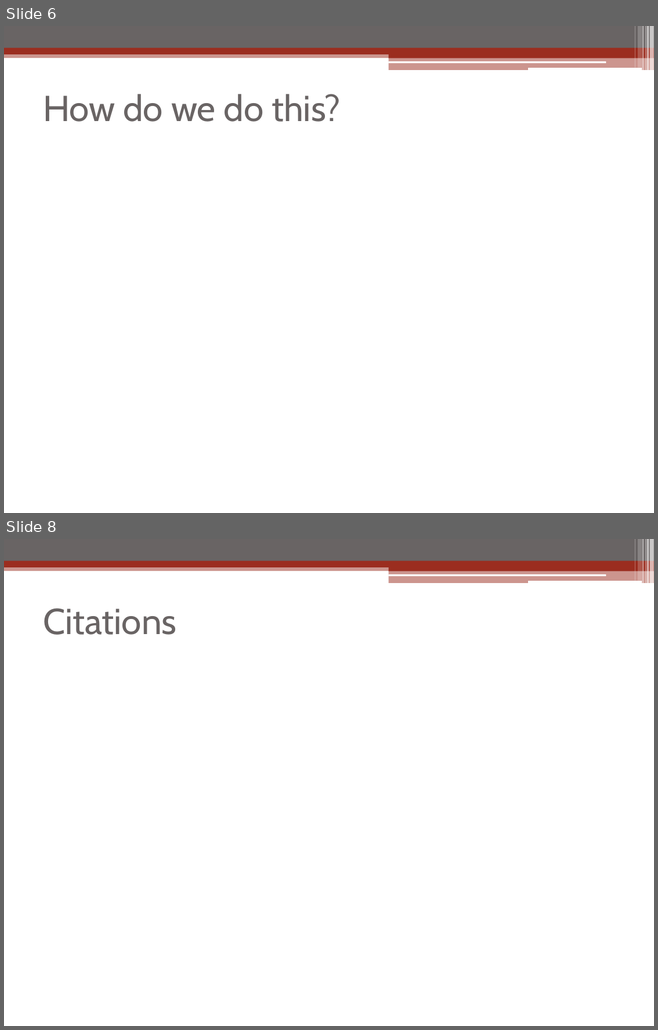
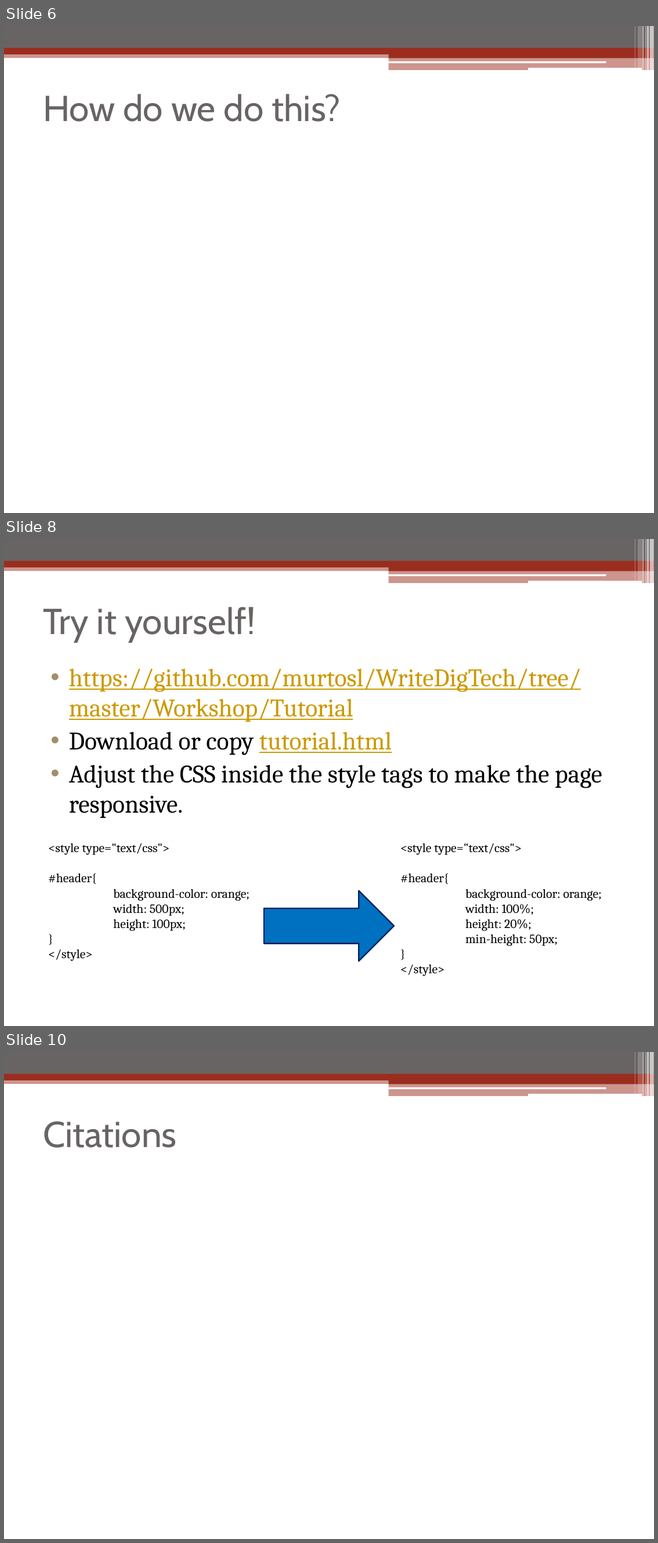
Before and after one commit to linuxbo/WriteDigTech, a slide deck: Workshop/Workshop_Sarah_Murto.pptx. Shown one above the other, each under a label of ours: slides 6 and 8 before the commit, slides 6, 8 and 10 after it; the slides between them are not shown. The pictures are 658x1030 and 658x1543 pixels, drawn with LibreOffice and Linux fonts; fonts in the diff are those of the drawing. Boxes give left, top, right and bottom in pixels: in the first picture for what was removed or moved away, otherwise in the second. Text is boxed around its words. In the diff, an @@ line names an element or a change of style, - is before the commit and + after.

```diff
--- a/Workshop/Workshop_Sarah_Murto.pptx
+++ b/Workshop/Workshop_Sarah_Murto.pptx
@@ slide 8 added at [4, 539, 654, 1026], background #FFFFFF; not listed: 13 template elements that a slide beside it also shows @@
@@ title added at [43, 607, 255, 643], 40 pt, text #696464 @@
+Try it yourself!
@@ text added at [69, 668, 602, 818], 28 pt, text #CC9900, underline @@
+• https://github.com/murtosl/WriteDigTech/tree/master/Workshop/Tutorial
+• Download or copy tutorial.html
+• Adjust the CSS inside the style tags to make the page responsive.
@@ text added at [48, 843, 249, 931], 14 pt, text #000000 @@
+<style type="text/css">
+#header{
+background-color: orange;
+width: 500px;
+height: 100px;
+}
+</style>
@@ text added at [400, 843, 601, 946], 14 pt, text #000000 @@
+<style type="text/css">
+#header{
+background-color: orange;
+width: 100%;
+height: 20%;
+min-height: 50px;
+}
+</style>
@@ right arrow added at [264, 891, 394, 961], fill #0070C0, outline #002060 1.5 pt @@
@@ what was slide 8 is now slide 10 @@
```
Also in this commit, not shown: 2 other slides added, 1 slide removed, 3 other files.
